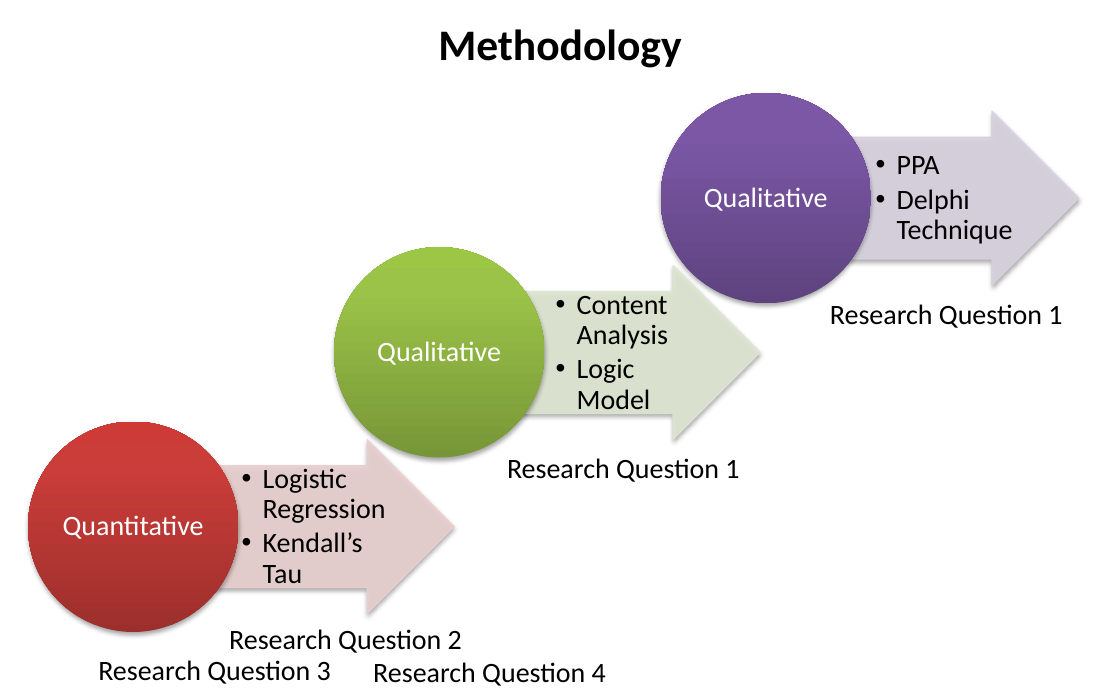
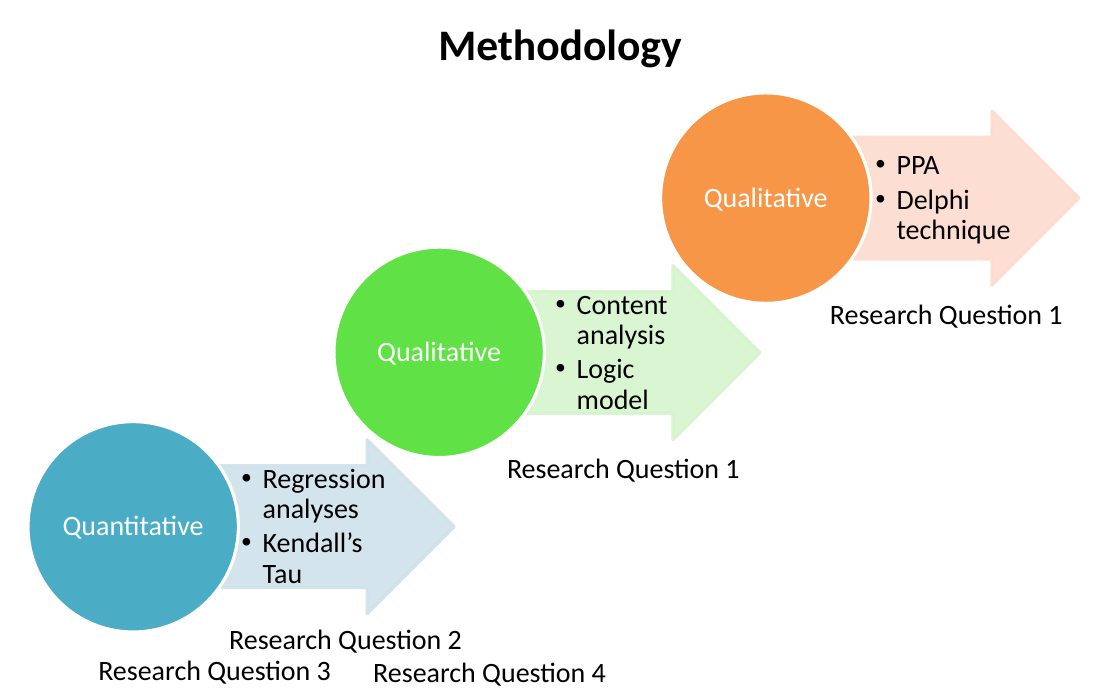
Before and after one commit to SLU-Courses-Townes/SOC5600, a slide deck: slide 18 of FinalProject/Presentation/Townes_SOC5600_FinalProject_Presentation.pptx (slide 16 before the commit). Drawn at 1120x700 pixels with LibreOffice and Linux fonts; fonts in the diff are those of the drawing. Boxes give left, top, right and bottom in pixels: in the first picture for what was removed or moved away, otherwise in the second. Text is boxed around its words. In the diff, an @@ line names an element or a change of style, - is before the commit and + after.

```diff
--- a/FinalProject/Presentation/Townes_SOC5600_FinalProject_Presentation.pptx
+++ b/FinalProject/Presentation/Townes_SOC5600_FinalProject_Presentation.pptx
@@ ellipse at [661,93,871,304]: fill gradient #5F4480 to #7B58A6 to #7C57A8 to #F79646; outline none to #FFFFFF 2 pt; shadow off @@
@@ right arrow at [801,111,1080,284]: fill #D8D3E0 at 90% opacity to #FCDDCF at 90% opacity; outline #D8D3E0 0.75 pt to #FCDDCF 2 pt; shadow off @@
@@ text at [897,189,1011,244]: text changed @@
-  •• Delphi Technique
+  •• Delphi technique
@@ ellipse at [334,248,544,458]: fill gradient #779737 to #9BC348 to #9DC746 to #60E146; outline none to #FFFFFF 2 pt; shadow off @@
@@ right arrow at [480,265,760,439]: fill #DEE7D1 at 90% opacity to #D6F4CE at 90% opacity; outline #DEE7D1 0.75 pt to #D6F4CE 2 pt; shadow off @@
@@ text at [577,296,668,410]: text changed @@
-  •• Content Analysis
-  •• Logic Model
+  •• Content analysis
+  •• Logic model
@@ ellipse at [28,421,239,632]: fill gradient #9C2F2D to #CB3E3A to #CE3B37 to #4BACC6; outline none to #FFFFFF 2 pt; shadow off @@
@@ right arrow at [164,440,455,614]: fill #E8D0D0 at 90% opacity to #D0E3EA at 90% opacity; outline #E8D0D0 0.75 pt to #D0E3EA 2 pt; shadow off @@
@@ text at [263,468,386,523]: text changed @@
-  •• Logistic Regression
+  •• Regression analyses
```
Also in this commit, not shown: 15 other slides changed, 7 slides added, 1 slide removed.
